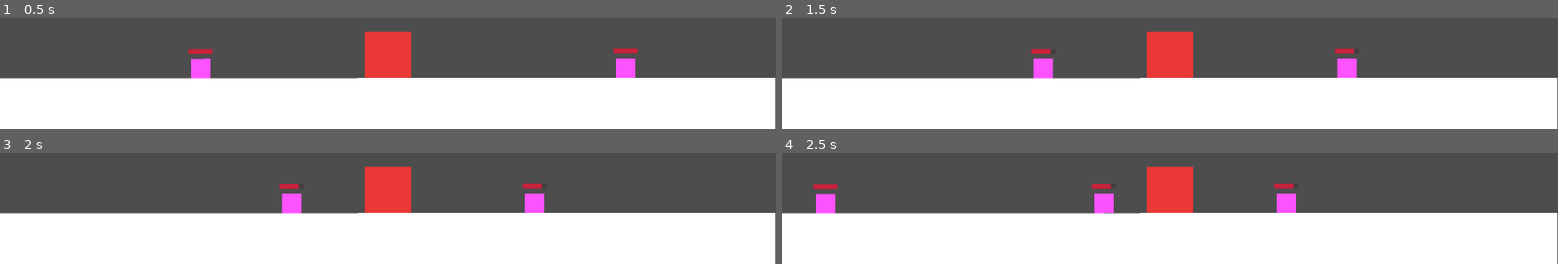
Above: before the commit, frames 1-4 (two rows, left to right).
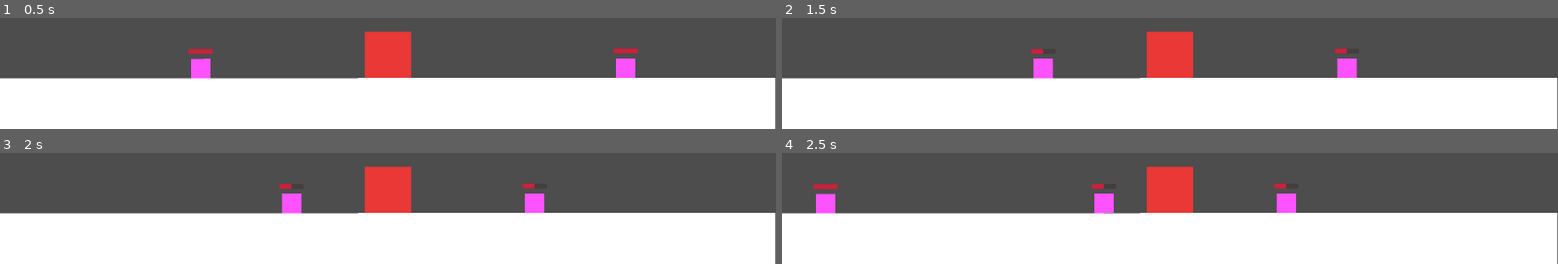
Above: after the commit, the same moments.

Repository: Caneris/Foxhold
Game: Godot game, scene res://scenes/main.tscn
Same seed, same stepped clock (60 frames per second), same inputs: the game is played once before the commit and once after it.
Inputs (mouse positions are in pixels of both pictures, inside the frame that each line leads up to):
- Up to frame 1 (0.5 s): no input
- Up to frame 2 (1.5 s): drag from (1402, 67) to (1170, 54) at 0.52 s; drag from (1030, 67) to (1364, 67) at 1.27 s
- Up to frame 3 (2 s): no input
- Up to frame 4 (2.5 s): move the mouse to (outside the picture) at 2.02 s; click (outside the picture) at 2.17 s

Frame 1 is identical in both runs. In frame 2, less than 0.1% of the frame differs, in the area x 33-74%, y 26-33%; in frame 3, less than 0.1%; in frame 4, less than 0.1%.

Commit message:
added dragging functionality to items

Diff:
--- a/project.godot
+++ b/project.godot
@@ -26,3 +26,4 @@
 2d_physics/layer_1="Floor"
 2d_physics/layer_2="Heart"
 2d_physics/layer_3="Enemy"
+2d_physics/layer_4="Item"
--- a/scenes/coin.tscn
+++ b/scenes/coin.tscn
@@ -1,5 +1,6 @@
-[gd_scene load_steps=10 format=3 uid="uid://dit852ngrx8tm"]
+[gd_scene load_steps=11 format=3 uid="uid://dit852ngrx8tm"]
 
+[ext_resource type="Script" uid="uid://usuqisd7et2x" path="res://scripts/coin.gd" id="1_i64fm"]
 [ext_resource type="Texture2D" uid="uid://djb3kyml2di08" path="res://assets/ItemSprites/coins-chests-etc-2-0.png" id="1_rwqht"]
 
 [sub_resource type="AtlasTexture" id="AtlasTexture_i64fm"]
@@ -56,6 +57,8 @@
 size = Vector2(11, 11)
 
 [node name="Coin" type="RigidBody2D"]
+collision_layer = 8
+script = ExtResource("1_i64fm")
 
 [node name="AnimatedSprite2D" type="AnimatedSprite2D" parent="."]
 texture_filter = 1
--- /dev/null
+++ b/scripts/coin.gd
@@ -0,0 +1,40 @@
+extends RigidBody2D
+
+var dragging : bool = false
+var drag_offset := Vector2.ZERO
+var prev_mouse_pos := Vector2.ZERO
+var mouse_velocity := Vector2.ZERO
+@export var throw_strength := 1.0
+
+func _ready() -> void:
+	input_pickable = true
+	continuous_cd = RigidBody2D.CCD_MODE_CAST_SHAPE
+
+func _input_event(viewport: Viewport, event: InputEvent, shape_idx: int) -> void:
+	if event is InputEventMouseButton and event.button_index == MOUSE_BUTTON_LEFT:
+		if event.is_pressed():
+			# drag the item
+			dragging = true
+			# freeze physics and behave like kinematic
+			freeze = true
+			freeze_mode = RigidBody2D.FREEZE_MODE_KINEMATIC
+			# reset any existing motion
+			linear_velocity = Vector2.ZERO
+			prev_mouse_pos = get_global_mouse_position()
+			drag_offset = global_position - prev_mouse_pos
+		else:
+			# throw / drop
+			dragging = false
+			freeze = false
+			# apply impulse
+			apply_central_force(mouse_velocity * throw_strength)
+
+func _physics_process(delta: float) -> void:
+	if dragging:
+		# follow the mouse
+		var mp = get_global_mouse_position()
+		global_position = mp + drag_offset
+
+		# sample mouse velocity
+		mouse_velocity = (mp - prev_mouse_pos) / delta
+		prev_mouse_pos = mp
--- a/scripts/enemy_placeholder.gd
+++ b/scripts/enemy_placeholder.gd
@@ -8,7 +8,7 @@
 @export var attack_damage : int = 1
 @export var attack_interval : float = 2.0
 @export var max_health : int = 10
-@export var damage_per_click: int = 2
+@export var damage_per_click: int = 5
 @export var drop_items : Array[PackedScene]
 
 
@@ -39,7 +39,7 @@
 	dropped_item.gravity_scale = 1.0
 	# choose a random pop vector
 	var vx = randf_range(-100, 100)
-	var vy = randf_range(-300, -200)
+	var vy = randf_range(-350, -250)
 	# apply_impulse(relative_offset, impulse_vector)
 	dropped_item.linear_velocity = Vector2(vx, vy)
 
Not shown, added: scripts/coin.gd.uid
